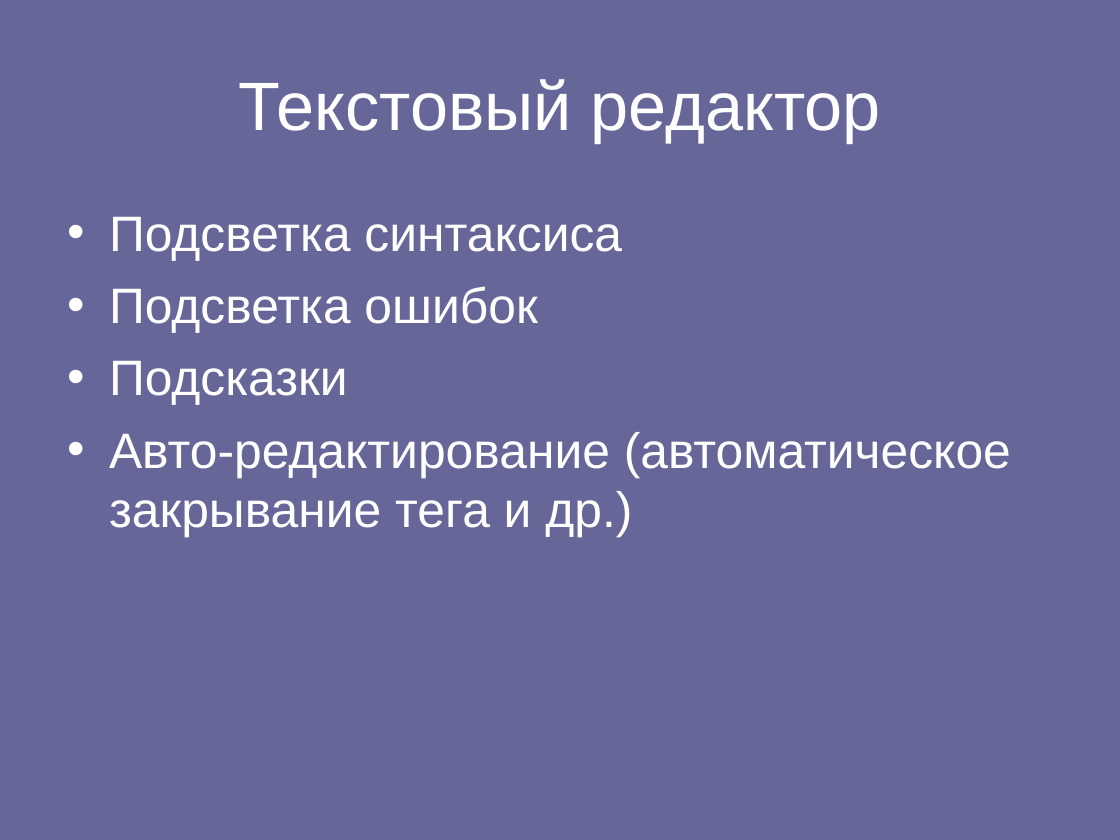
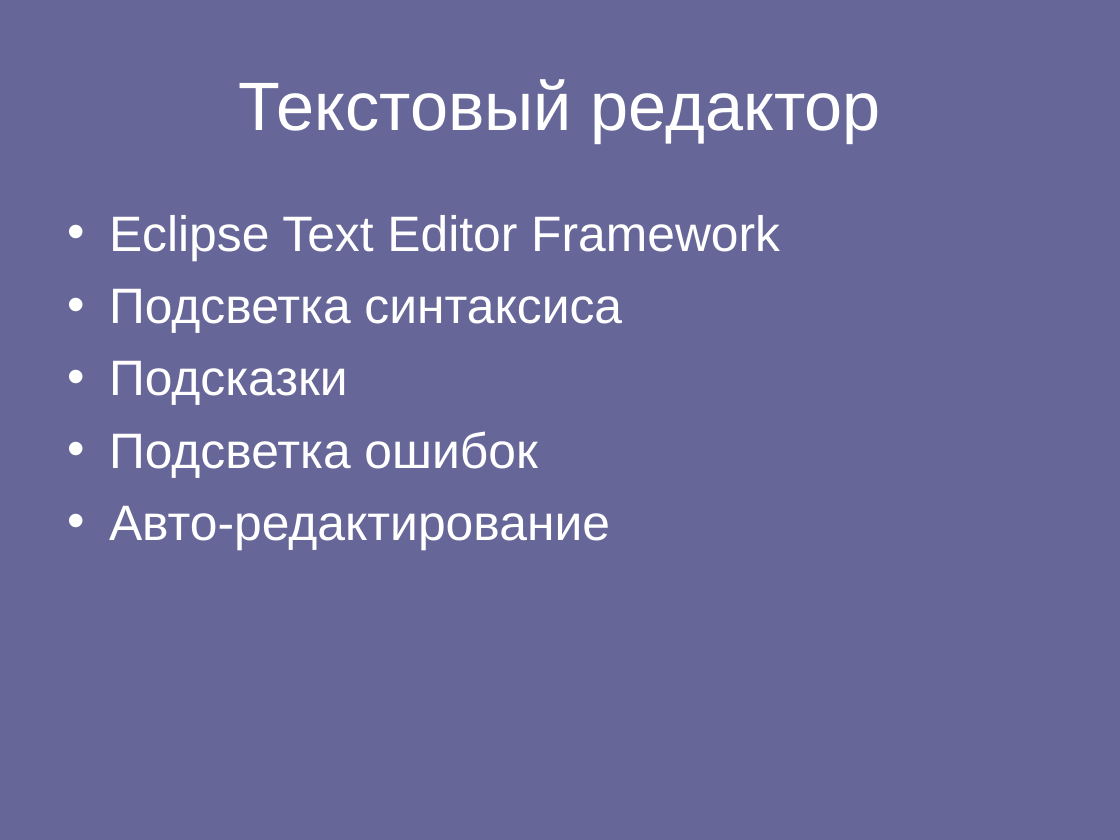
Before and after one commit to spbu-se/pldoctoolkit, a slide deck: slide 5 of stuff/yakovlev/doc/Presentation.ppt (slide 4 before the commit). Drawn at 1120x840 pixels with LibreOffice and Linux fonts; fonts in the diff are those of the drawing. Boxes give left, top, right and bottom in pixels: in the first picture for what was removed or moved away, otherwise in the second. Text is boxed around its words. In the diff, an @@ line names an element or a change of style, - is before the commit and + after.

Commit message:
Diploma text update prezentaxa update

```diff
--- a/stuff/yakovlev/doc/Presentation.ppt
+++ b/stuff/yakovlev/doc/Presentation.ppt
@@ text at box(109, 215, 780, 261): paragraph added @@
+• Eclipse Text Editor Framework
@@ text at box(109, 506, 610, 550): text changed @@
-• Подсказки
-• Авто-редактирование (автоматическое закрывание тега и др.)
+• Авто-редактирование
```
Also in this commit, not shown: 3 other slides changed, 1 slide added, 1 other file.
